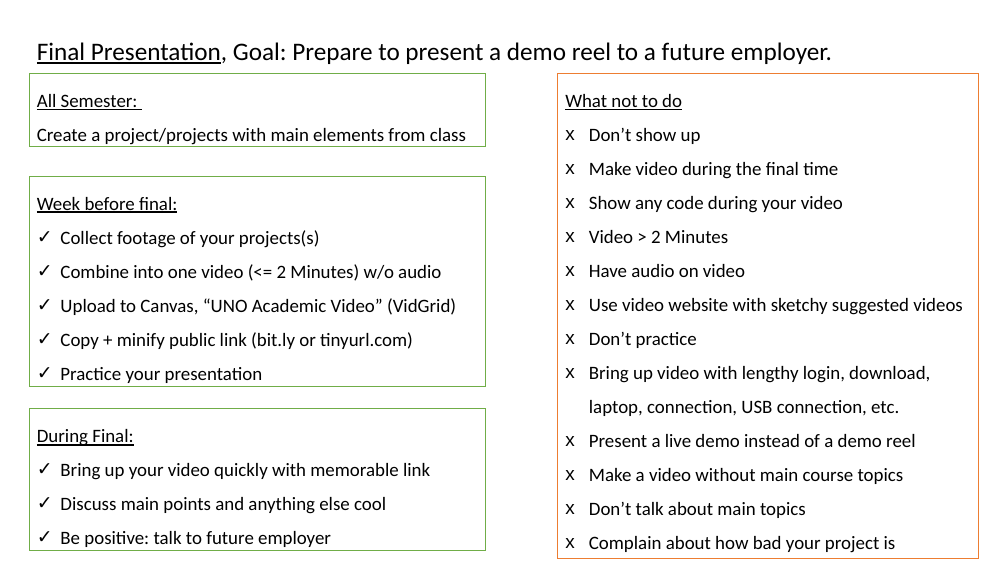
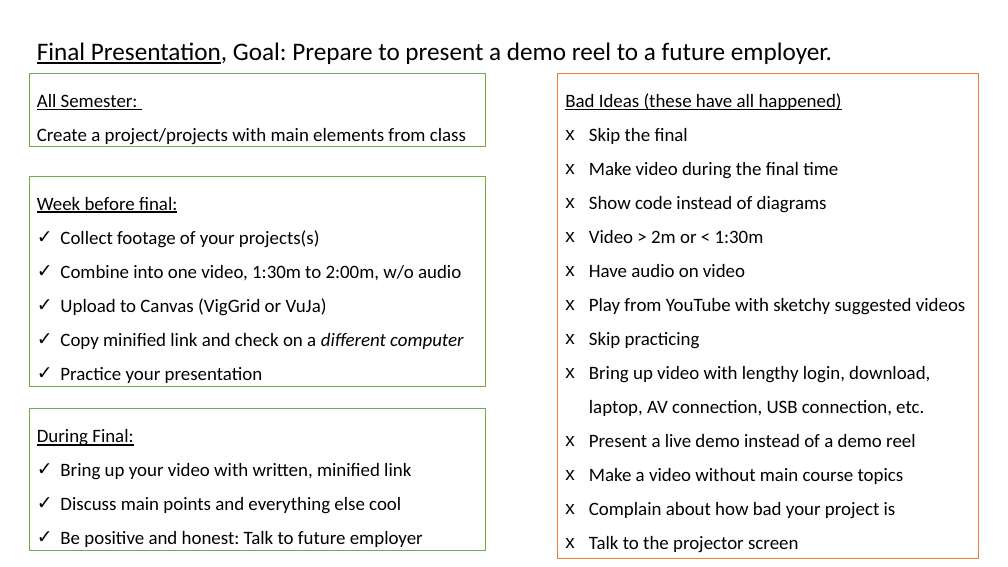
Before and after one commit to bricksphd/teaching, a slide deck: slide 1 of Support/FinalPresentation.pptx. Drawn at 1008x567 pixels with LibreOffice and Linux fonts; fonts in the diff are those of the drawing. Boxes give left, top, right and bottom in pixels: in the first picture for what was removed or moved away, otherwise in the second. Text is boxed around its words. In the diff, an @@ line names an element or a change of style, - is before the commit and + after.

```diff
--- a/Support/FinalPresentation.pptx
+++ b/Support/FinalPresentation.pptx
@@ text in rectangle at bbox=[565, 93, 842, 144]: text changed @@
-What not to do
-x Don’t show up
+Bad Ideas (these have all happened)
+x Skip the final
@@ text in rectangle at bbox=[589, 196, 827, 243]: text changed @@
-x Show any code during your video
-x Video > 2 Minutes
+x Show code instead of diagrams
+x Video > 2m or < 1:30m
@@ text in rectangle at bbox=[60, 265, 463, 349]: text changed @@
-✓ Combine into one video (<= 2 Minutes) w/o audio
-✓ Upload to Canvas, “UNO Academic Video” (VidGrid)
-✓ Copy + minify public link (bit.ly or tinyurl.com)
+✓ Combine into one video, 1:30m to 2:00m, w/o audio
+✓ Upload to Canvas (VigGrid or VuJa)
+✓ Copy minified link and check on a different computer
@@ text in rectangle at bbox=[589, 298, 965, 416]: text changed @@
-x Use video website with sketchy suggested videos
-x Don’t practice
-x Bring up video with lengthy login, download, laptop, connection, USB connection, etc.
+x Play from YouTube with sketchy suggested videos
+x Skip practicing
+x Bring up video with lengthy login, download, laptop, AV connection, USB connection, etc.
@@ text in rectangle at bbox=[60, 463, 423, 547]: text changed @@
-✓ Bring up your video quickly with memorable link
-✓ Discuss main points and anything else cool
-✓ Be positive: talk to future employer
+✓ Bring up your video with written, minified link
+✓ Discuss main points and everything else cool
+✓ Be positive and honest: Talk to future employer
@@ text in rectangle at bbox=[589, 502, 806, 518]: paragraph removed @@
-x Don’t talk about main topics
@@ text in rectangle at bbox=[589, 536, 798, 553]: paragraph added @@
+x Talk to the projector screen
```
